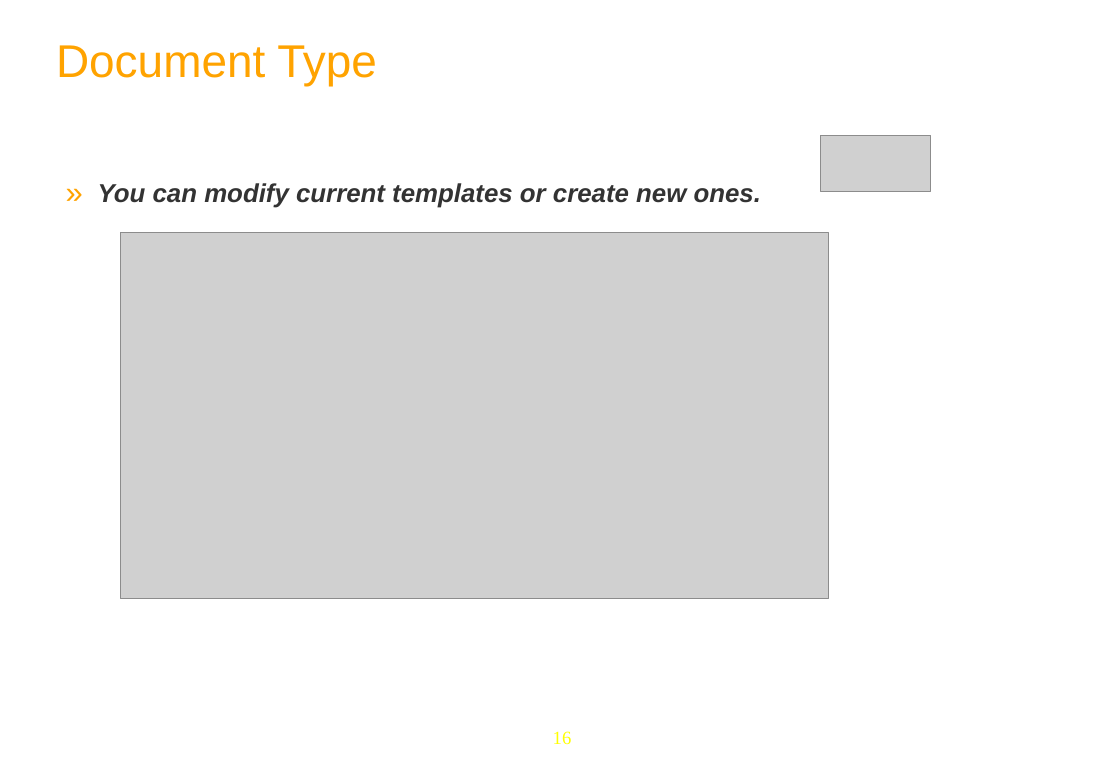
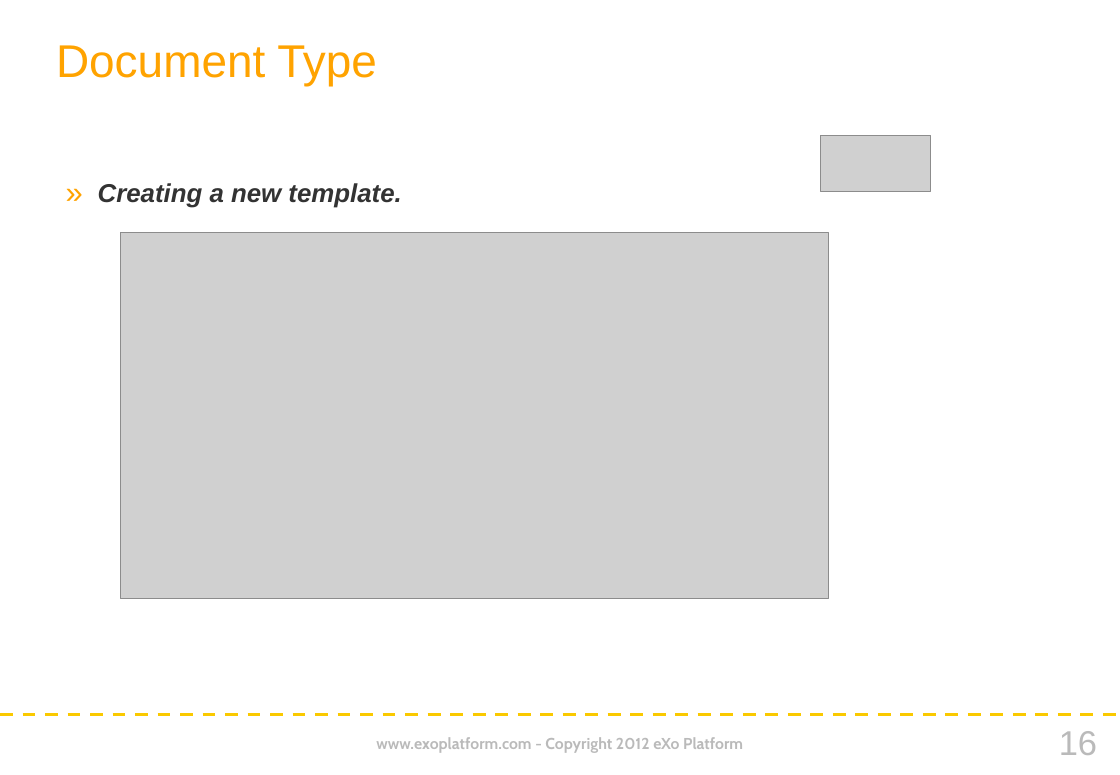
Before and after one commit to anhvurz90/training, a slide deck: slide 16 of plf3_5/eXoFundamentals/080-Content-Advanced/080-Content-Advanced-en.pptx. Drawn at 1120x775 pixels with LibreOffice and Linux fonts; fonts in the diff are those of the drawing; grey boxes stand for pictures; background and template pictures are left out. Boxes give left, top, right and bottom in pixels: in the first picture for what was removed or moved away, otherwise in the second. Text is boxed around its words. In the diff, an @@ line names an element or a change of style, - is before the commit and + after.

Commit message:
eXo Fundamentals slides in new Company style

```diff
--- a/plf3_5/eXoFundamentals/080-Content-Advanced/080-Content-Advanced-en.pptx
+++ b/plf3_5/eXoFundamentals/080-Content-Advanced/080-Content-Advanced-en.pptx
@@ text at box(98, 183, 401, 208): text changed @@
-» You can modify current templates or create new ones.
+» Creating a new template.
@@ line added from (0, 716) to (1120, 716), #FAC900 2.25 pt dashed @@
@@ text added at box(376, 737, 743, 753), 11 pt, text #BABABA, bold @@
+www.exoplatform.com - Copyright 2012 eXo Platform
@@ page number: place and size @@
-page number at box(553, 731, 572, 744)
+page number at box(1059, 731, 1097, 755)
@@ page number at box(1059, 731, 1097, 755): size 13 to 24 pt, font Times New Roman to Arial, text colour #FFFF00 to #BABABA @@
```
Also in this commit, not shown: 25 other slides changed, 2 slides added, 2 slides removed, 1 other file.
